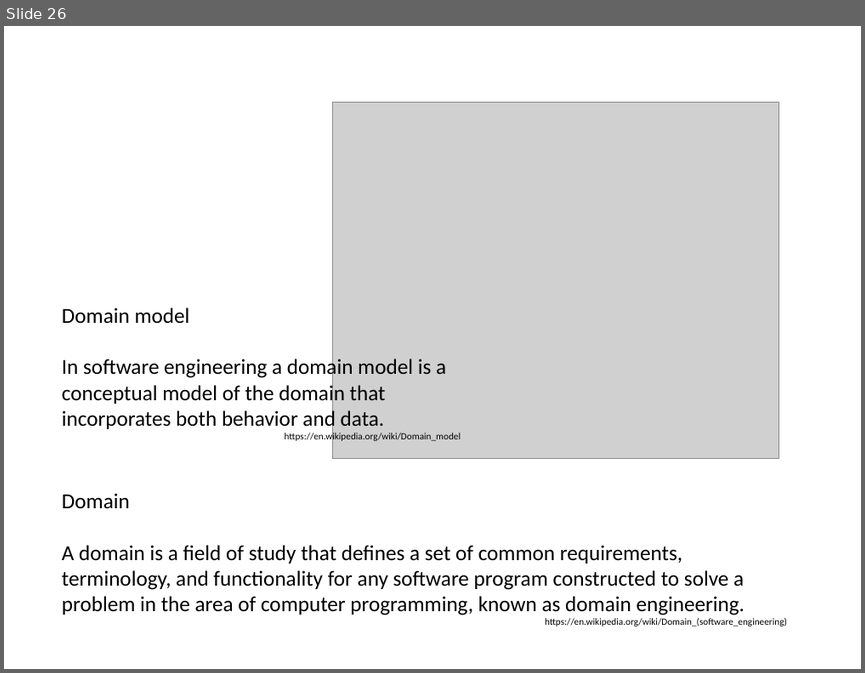
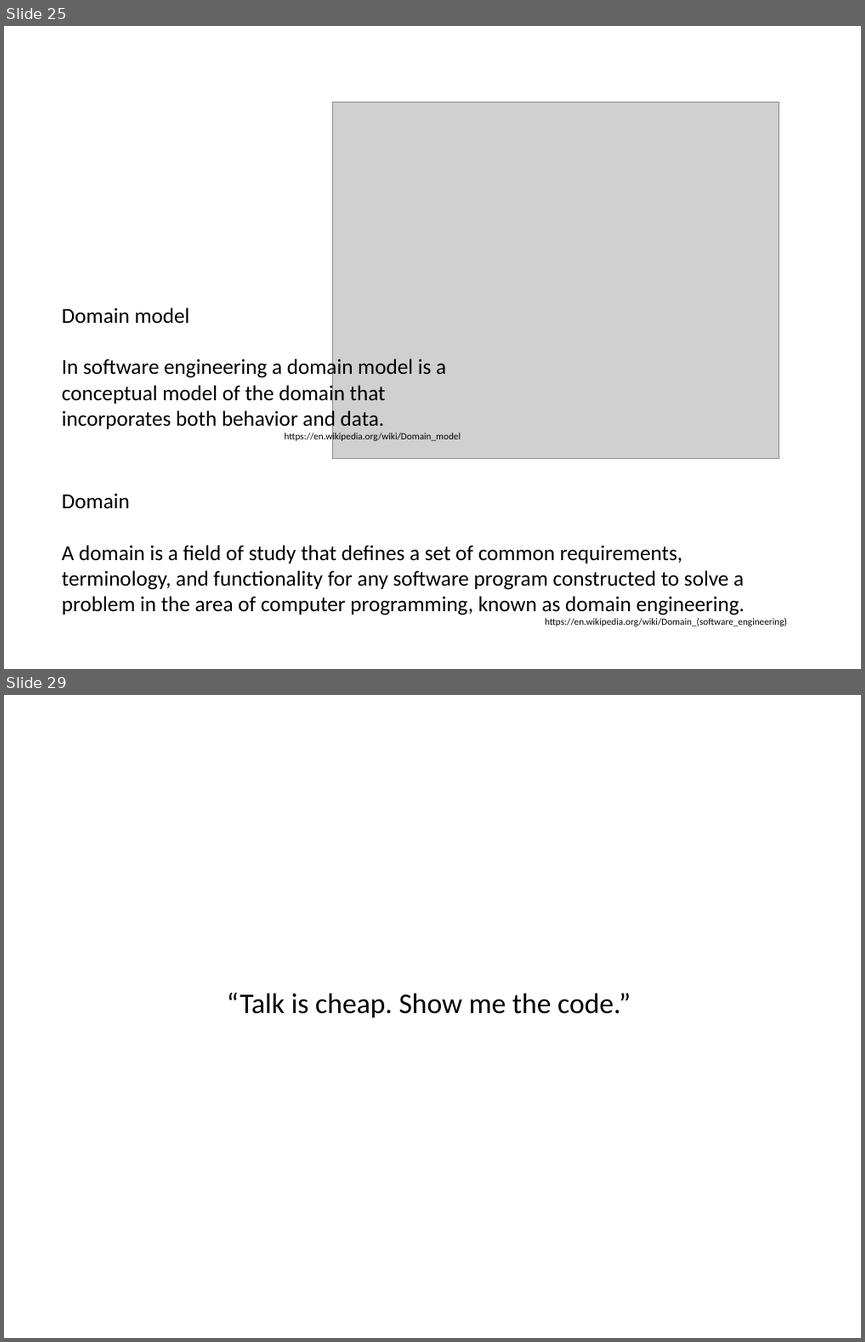
Before and after one commit to hotjk/translation, a slide deck: abstract.pptx. Shown one above the other, each under a label of ours: slide 26 before the commit, slides 25 and 29 after it; the slides between them are not shown. The pictures are 865x673 and 865x1342 pixels, drawn with LibreOffice and Linux fonts; fonts in the diff are those of the drawing; grey boxes stand for pictures. Boxes give left, top, right and bottom in pixels: in the first picture for what was removed or moved away, otherwise in the second. Text is boxed around its words. In the diff, an @@ line names an element or a change of style, - is before the commit and + after.

```diff
--- a/abstract.pptx
+++ b/abstract.pptx
@@ slide 29 added at [4,695,861,1338], background #FFFFFF @@
@@ text added at [227,993,630,1018], 24 pt, text #000000 @@
+“Talk is cheap. Show me the code.”
@@ what was slide 26 is now slide 25 @@
```
Also in this commit, not shown: 4 slides changed, 1 other slide added, 2 slides removed.
